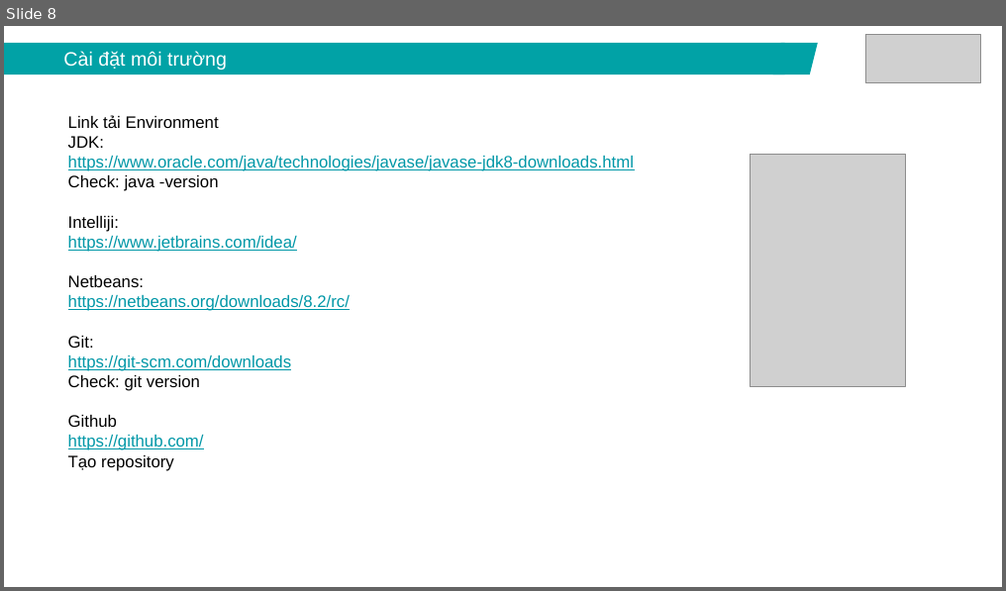
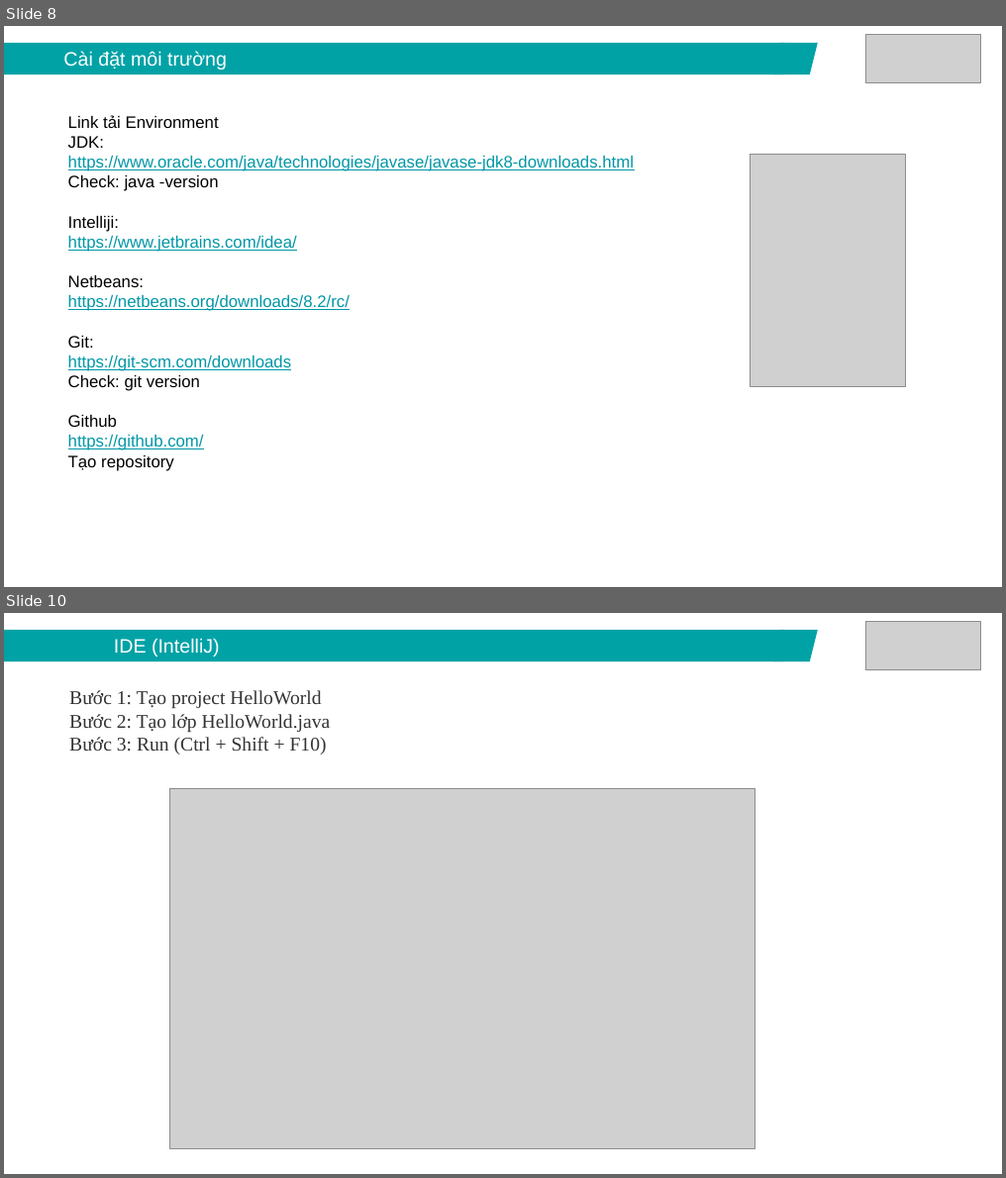
Before and after one commit to lamxung55/javacore, a slide deck: ppt/Java core - Lecture 1 - Introduction.pptx. Shown one above the other, each under a label of ours: slide 8 before the commit, slides 8 and 10 after it; the slides between them are not shown. The pictures are 1006x591 and 1006x1178 pixels, drawn with LibreOffice and Linux fonts; fonts in the diff are those of the drawing; grey boxes stand for pictures. Boxes give left, top, right and bottom in pixels: in the first picture for what was removed or moved away, otherwise in the second. Text is boxed around its words. In the diff, an @@ line names an element or a change of style, - is before the commit and + after.

```diff
--- a/ppt/Java core - Lecture 1 - Introduction.pptx
+++ b/ppt/Java core - Lecture 1 - Introduction.pptx
@@ slide 10 added at box(4, 613, 1002, 1174), background #FFFFFF @@
@@ rectangle added at box(4, 630, 784, 662), fill #01A2A6, 14 pt, text #FFFFFF @@
+IDE (IntelliJ)
@@ parallelogram added at box(772, 630, 818, 662), fill #01A2A6 @@
@@ picture added at box(865, 621, 981, 669) @@
@@ text added at box(69, 690, 331, 755), 14 pt, text #333333 @@
+Bước 1: Tạo project HelloWorld
+Bước 2: Tạo lớp HelloWorld.java
+Bước 3: Run (Ctrl + Shift + F10)
@@ picture added at box(169, 788, 755, 1150) @@
```
Also in this commit, not shown: 5 slides changed, 4 other slides added, 5 slides removed.
